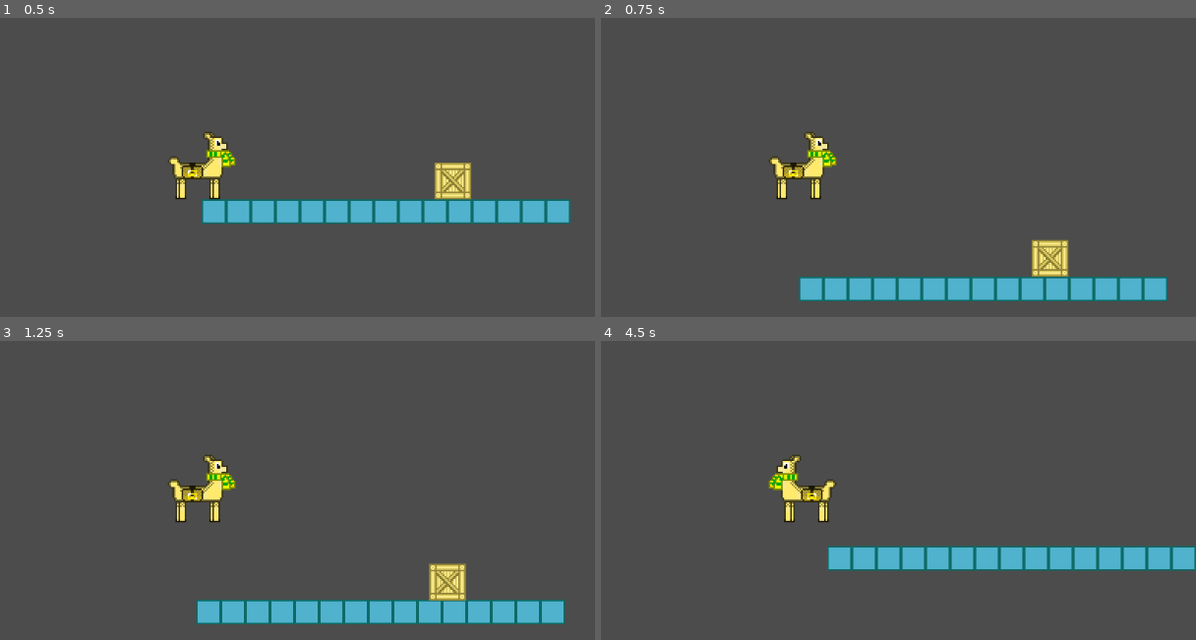
Above: before the commit, frames 1-4 (two rows, left to right).
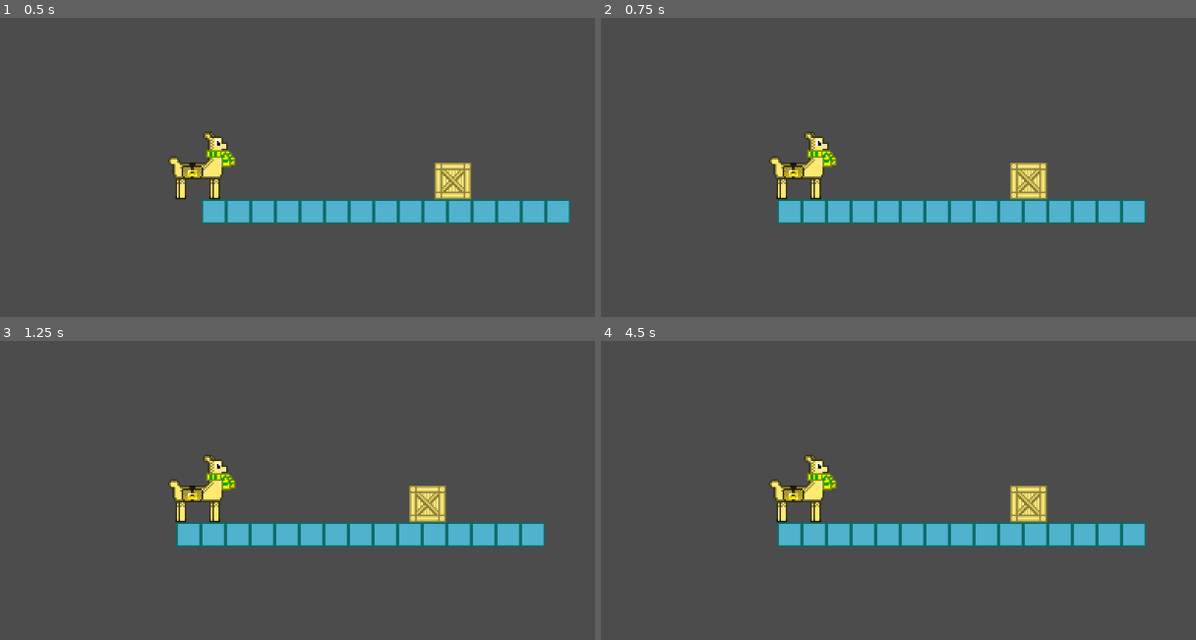
Above: after the commit, the same moments.

Repository: LeoDog896/Llama-Zips
Game: Godot game, scene res://Templates/LevelTemplate.tscn
Same seed, same stepped clock (60 frames per second), same inputs: the game is played once before the commit and once after it.
Inputs (mouse positions are in pixels of both pictures, inside the frame that each line leads up to):
- Up to frame 1 (0.5 s): no input
- Up to frame 2 (0.75 s): tap Enter at 0.5 s; move the mouse to (975, 143) at 0.52 s; hold Right (ui_right) from 0.53 s (still down); click (975, 143) at 0.6 s
- Up to frame 3 (1.25 s): keep holding Right (ui_right); tap Space (jump) at 0.77 s
- Up to frame 4 (4.5 s): move the mouse to (642, 511) at 1.27 s; click (642, 511) at 1.35 s; tap Space (jump) at 1.52, 3.02, 3.77 s; move the mouse to (880, 385) at 2.02 s; release Right (ui_right) at 2.03 s; hold A (ui_left) 2.03-2.78 s; click (880, 385) at 2.1 s; move the mouse to (761, 580) at 2.77 s; hold Right (ui_right) 2.78-4.28 s; click (761, 580) at 2.85 s; move the mouse to (1041, 556) at 3.52 s; click (1041, 556) at 3.6 s; move the mouse to (outside the picture) at 4.27 s; hold A (ui_left) from 4.28 s (still down); click (outside the picture) at 4.35 s

Frame 1 is identical in both runs. In frame 2, 12% of the frame differs, in the area x 29-96%, y 48-95%; in frame 3, 12%; in frame 4, 13%, in the area x 28-100%, y 38-77%.
Error after the commit: Invalid type in function 'clamped' in base 'Vector2'. Cannot convert argument 1 from Vector2 to float. (res://Utils/Scripts/Player.gd:30)

Commit message:
Brushing up

Diff:
--- a/Templates/LevelTemplate.tscn
+++ b/Templates/LevelTemplate.tscn
@@ -52,7 +52,6 @@
 [node name="Node2D" type="Node2D"]
 
 [node name="PlayerKin" parent="." instance=ExtResource( 1 )]
-collision_mask = 0
 motion/sync_to_physics = false
 
 [node name="TileMap" type="TileMap" parent="."]
@@ -64,4 +63,3 @@
 
 [node name="RigidBody2D" parent="." instance=ExtResource( 4 )]
 position = Vector2( 327.267, 124.673 )
-scale = Vector2( 1, 1 )
--- a/Utils/Scripts/Player.gd
+++ b/Utils/Scripts/Player.gd
@@ -16,6 +16,7 @@
 
 var isGrappling = false
 var grapplingVelocity
+var grapplingPoint
 
 func _ready():
 	set_process_input(true)
@@ -23,10 +24,10 @@
 var player_aim
 
 func _physics_process(delta):
-	print(isGrappling)
 	if isGrappling:
 		player_aim = Vector2(5,5).normalized() * 10
-		self.position = self.position.clamped(16)
+		print(self.position)
+		self.position = self.position.clamped(self.position + grapplingPoint + Vector2(16,16))
 		move_and_slide(player_aim)
 	else:
 		velocity.y += delta * gravity
@@ -40,7 +41,12 @@
 			velocity.y = -600
 		elif is_on_floor():
 			velocity.y = 0
-		move_and_slide(velocity, Vector2(0, -1))
+		move_and_slide(velocity, Vector2(0, -1), false, 4, 0.785398, false)
+#		var collision = move_and_collide(velocity * delta)
+#		if collision:
+#			var reflect = collision.remainder.bounce(collision.normal)
+#			velocity = velocity.bounce(collision.normal)
+#			move_and_collide(reflect)
 	if Input.is_action_just_pressed("grapple"):
 		switchbody()
 
@@ -61,6 +67,8 @@
 		if raycast.is_colliding():
 			collision_point = raycast.get_collision_point()
 			isGrappling = true
+			print(collision_point)
+			grapplingPoint = collision_point
 			grapplingVelocity = collision_point.normalized()
 	else:
 		isGrappling = false
--- a/Utils/crate.tscn
+++ b/Utils/crate.tscn
@@ -6,7 +6,6 @@
 extents = Vector2( 24, 24 )
 
 [node name="RigidBody2D" type="RigidBody2D"]
-position = Vector2( 244.282, -37.0124 )
 
 [node name="Sprite" type="Sprite" parent="."]
 scale = Vector2( 2, 2 )
